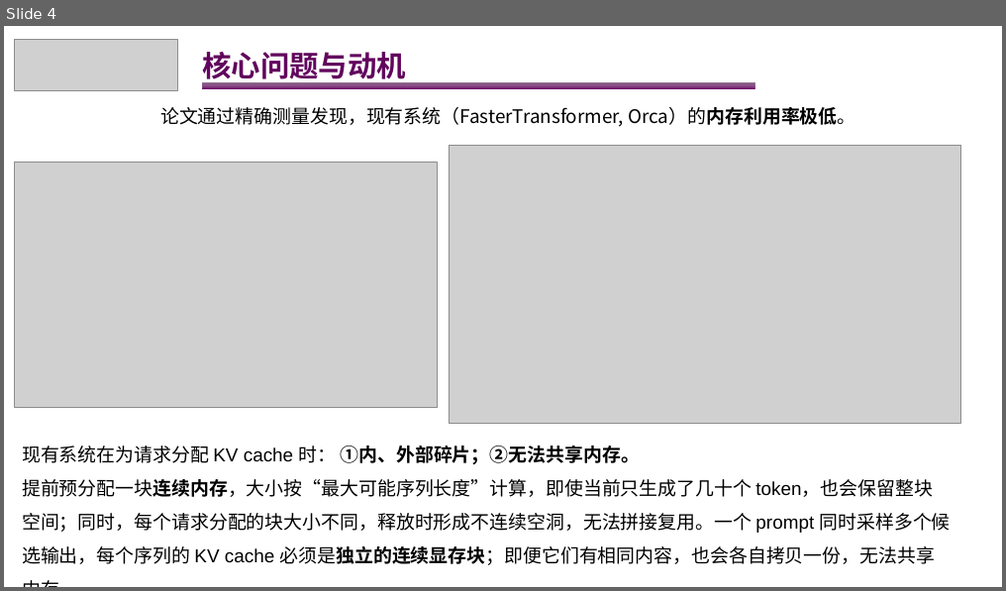
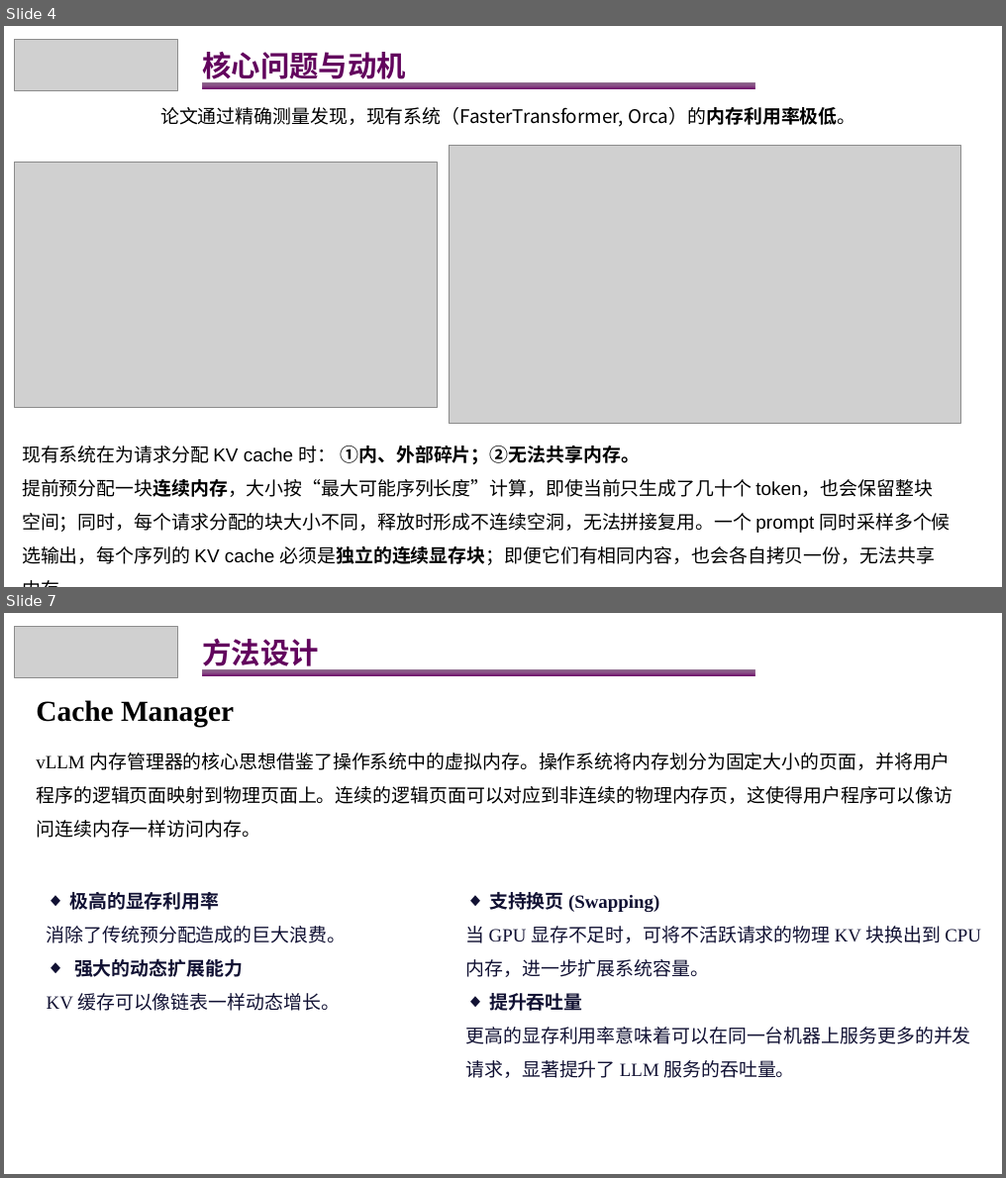
Before and after one commit to lingebeng/Paper-Reading, a slide deck: AI-Infra/vllm-PageAttention.pptx. Shown one above the other, each under a label of ours: slide 4 before the commit, slides 4 and 7 after it; the slides between them are not shown. The pictures are 1006x591 and 1006x1178 pixels, drawn with LibreOffice and Linux fonts; fonts in the diff are those of the drawing; grey boxes stand for pictures. Boxes give left, top, right and bottom in pixels: in the first picture for what was removed or moved away, otherwise in the second. Text is boxed around its words. In the diff, an @@ line names an element or a change of style, - is before the commit and + after.

Commit message:
[feat] 阅读方法设计部分，有所悟

```diff
--- a/AI-Infra/vllm-PageAttention.pptx
+++ b/AI-Infra/vllm-PageAttention.pptx
@@ slide 7 added at <box>4,613,1002,1174</box>, background #FFFFFF @@
@@ picture added at <box>15,626,177,677</box> @@
@@ text added at <box>202,638,318,671</box>, 28 pt, text #62055D, bold @@
+方法设计
@@ rectangle added at <box>202,669,754,676</box>, fill gradient #3E003C to #590055 to #690064 @@
@@ text added at <box>36,700,234,727</box>, 28 pt, text #000000, bold @@
+Cache Manager
@@ text added at <box>36,753,952,838</box>, 18 pt, text #000000 @@
+vLLM 内存管理器的核心思想借鉴了操作系统中的虚拟内存。操作系统将内存划分为固定大小的页面，并将用户程序的逻辑页面映射到物理页面上。连续的逻辑页面可以对应到非连续的物理内存页，这使得用户程序可以像访问连续内存一样访问内存。
@@ text added at <box>47,892,346,1011</box>, 18 pt, text #111133 @@
+◆ 极高的显存利用率
+消除了传统预分配造成的巨大浪费。
+◆ 强大的动态扩展能力
+KV 缓存可以像链表一样动态增长。
@@ text added at <box>466,892,981,1078</box>, 18 pt, text #111133 @@
+◆ 支持换页 (Swapping)
+当 GPU 显存不足时，可将不活跃请求的物理 KV 块换出到 CPU 内存，进一步扩展系统容量。
+◆ 提升吞吐量
+更高的显存利用率意味着可以在同一台机器上服务更多的并发请求，显著提升了 LLM 服务的吞吐量。
```
Also in this commit, not shown: 3 slides changed, 2 other slides added.
